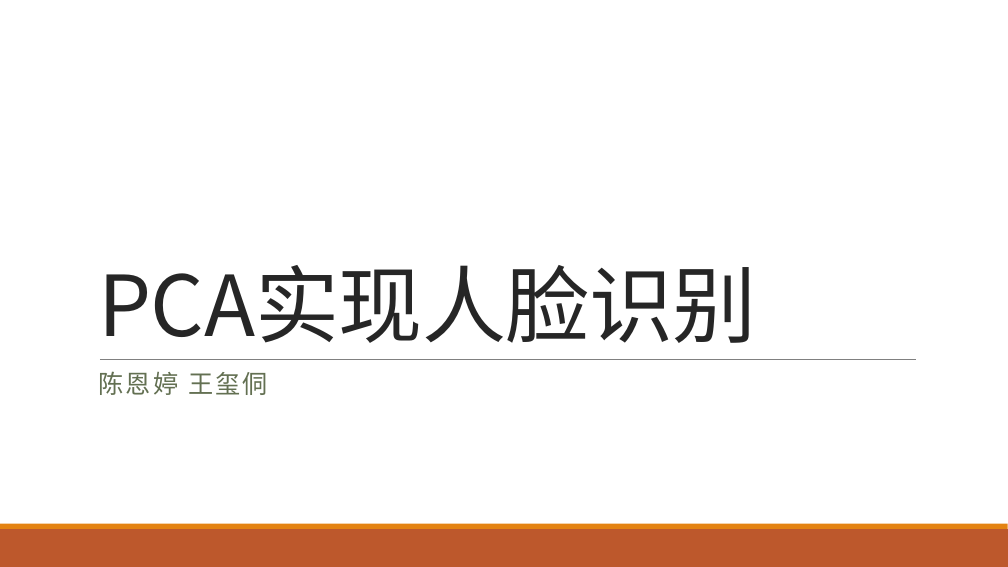
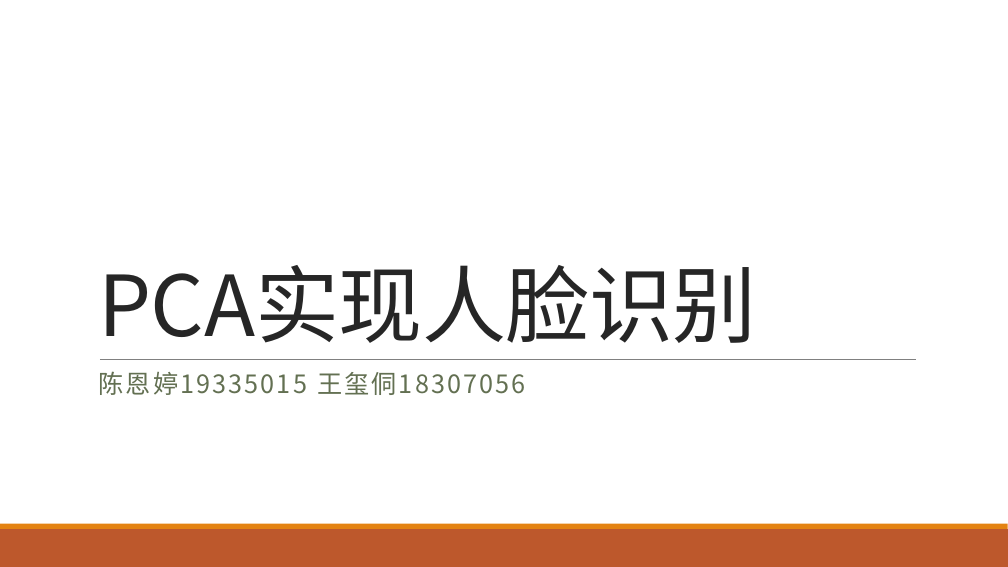
Before and after one commit to Enting-Chen/PCA_KNN, a slide deck: slide 1 of pca.pptx. Drawn at 1008x567 pixels with LibreOffice and Linux fonts; fonts in the diff are those of the drawing. Boxes give left, top, right and bottom in pixels: in the first picture for what was removed or moved away, otherwise in the second. Text is boxed around its words. In the diff, an @@ line names an element or a change of style, - is before the commit and + after.

Commit message:
Last last check

```diff
--- a/pca.pptx
+++ b/pca.pptx
@@ subtitle at (99,371,525,395): text changed @@
-陈恩婷 王玺侗
+陈恩婷19335015 王玺侗18307056
```
